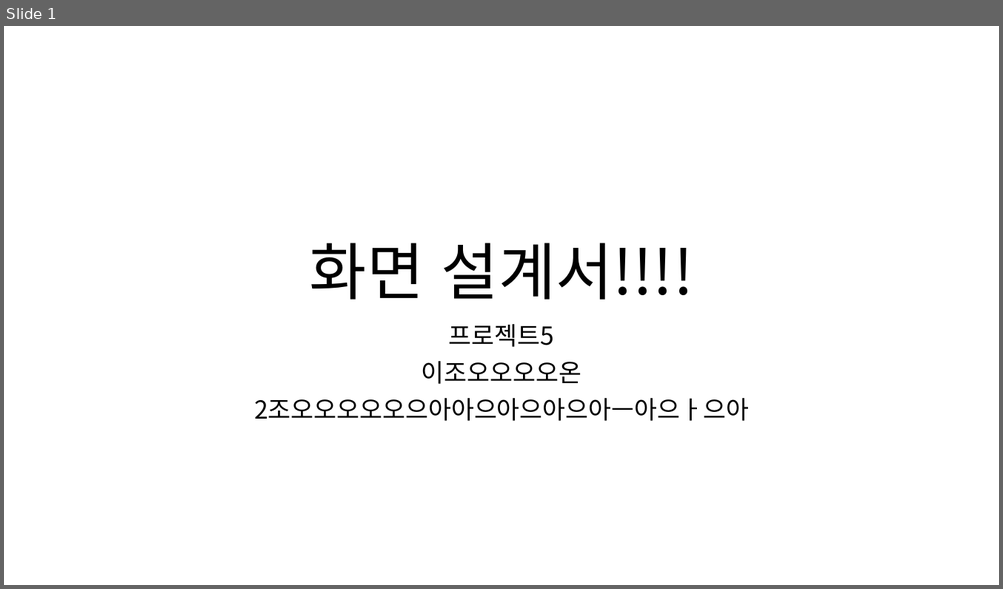
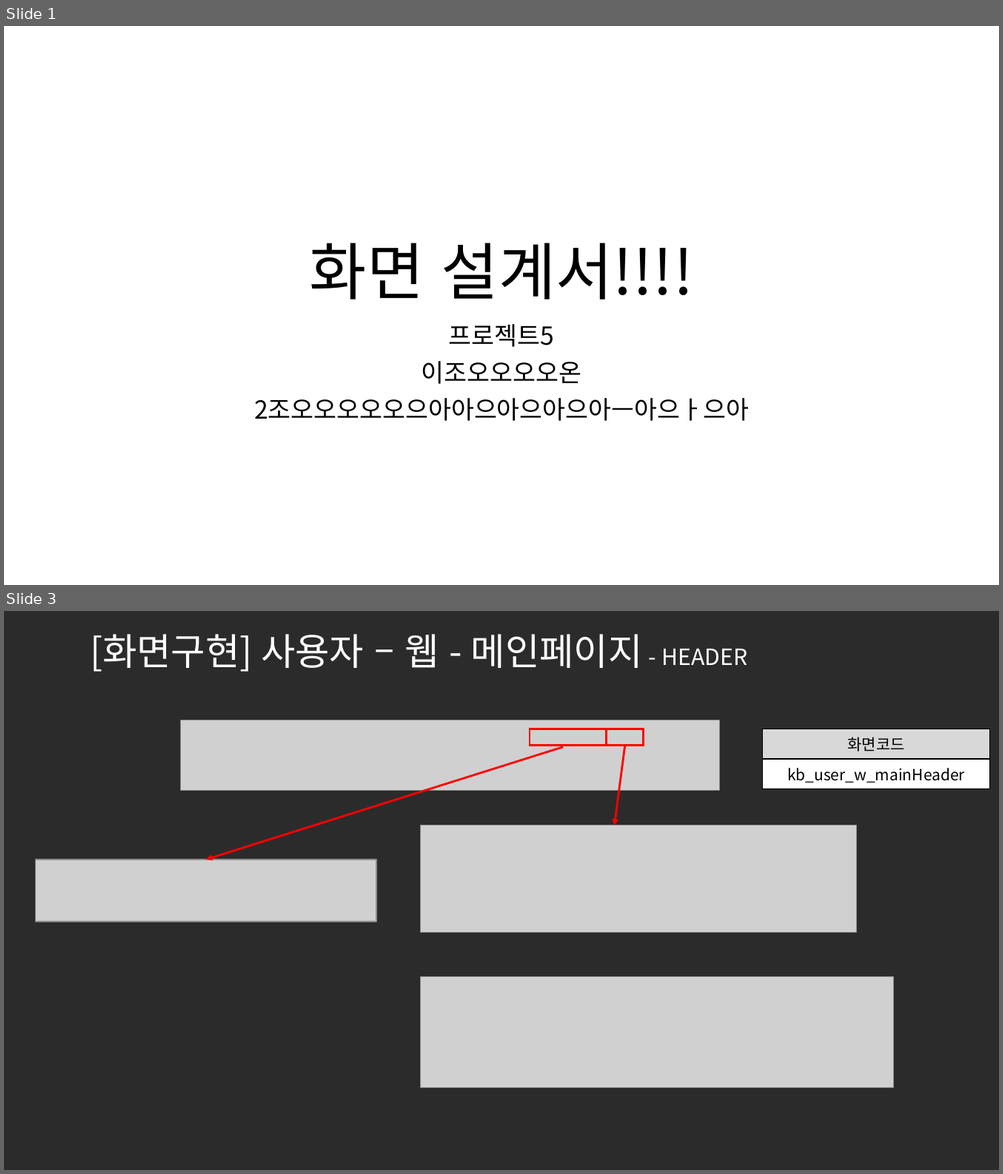
Before and after one commit to ezenteam2/e-Zone, a slide deck: 0 발표용 파워포인트/0424 4차발표/0424 project05 - 파워포인트 - 기범.pptx. Shown one above the other, each under a label of ours: slide 1 before the commit, slides 1 and 3 after it; the slides between them are not shown. The pictures are 1003x589 and 1003x1174 pixels, drawn with LibreOffice and Linux fonts; fonts in the diff are those of the drawing; grey boxes stand for pictures; background and template pictures are left out; a plain dark background stands for a picture behind light text. Boxes give left, top, right and bottom in pixels: in the first picture for what was removed or moved away, otherwise in the second. Text is boxed around its words. In the diff, an @@ line names an element or a change of style, - is before the commit and + after.

```diff
--- a/0 발표용 파워포인트/0424 4차발표/0424 project05 - 파워포인트 - 기범.pptx
+++ b/0 발표용 파워포인트/0424 4차발표/0424 project05 - 파워포인트 - 기범.pptx
@@ slide 3 added at bbox=[4, 611, 999, 1170], background picture (left out) @@
@@ title added at bbox=[90, 634, 747, 672], 36 pt, text #FFFFFF @@
+[화면구현] 사용자 – 웹 - 메인페이지 - HEADER
@@ picture added at bbox=[181, 720, 720, 790] @@
@@ rectangle added at bbox=[529, 729, 606, 745], outline #FF0000 2 pt @@
@@ rectangle added at bbox=[606, 729, 643, 745], outline #FF0000 2 pt @@
@@ table added at bbox=[762, 729, 990, 786], 2 rows, 1 columns @@
+화면코드
+kb_user_w_mainHeader
@@ arrow added from (563, 747) to (206, 860), #FF0000 2 pt @@
@@ arrow added from (625, 747) to (614, 826), #FF0000 2 pt @@
@@ picture added at bbox=[421, 826, 856, 934] @@
@@ picture added at bbox=[35, 860, 376, 921] @@
@@ picture added at bbox=[421, 977, 893, 1088] @@
```
Also in this commit, not shown: 5 other slides added.
